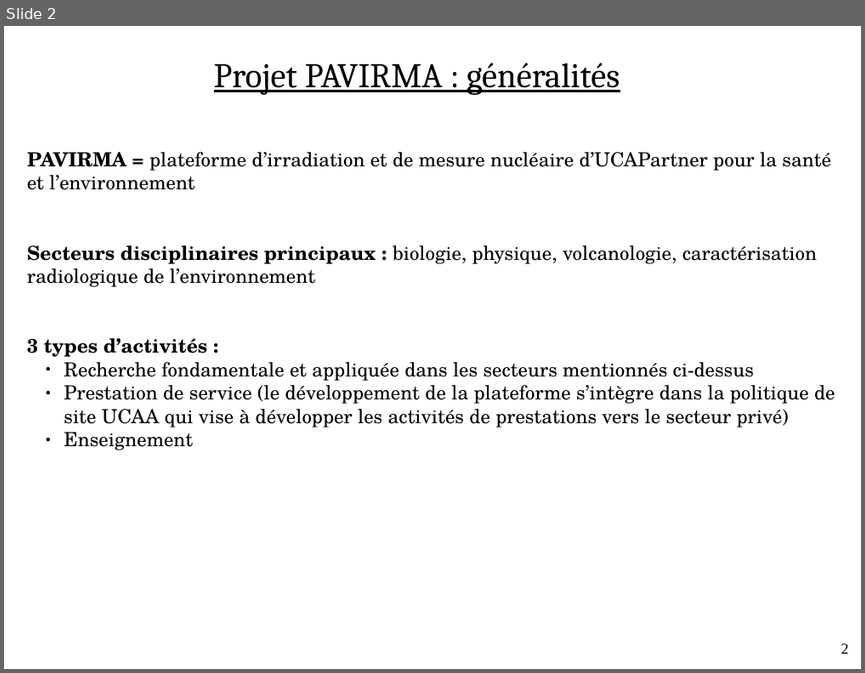
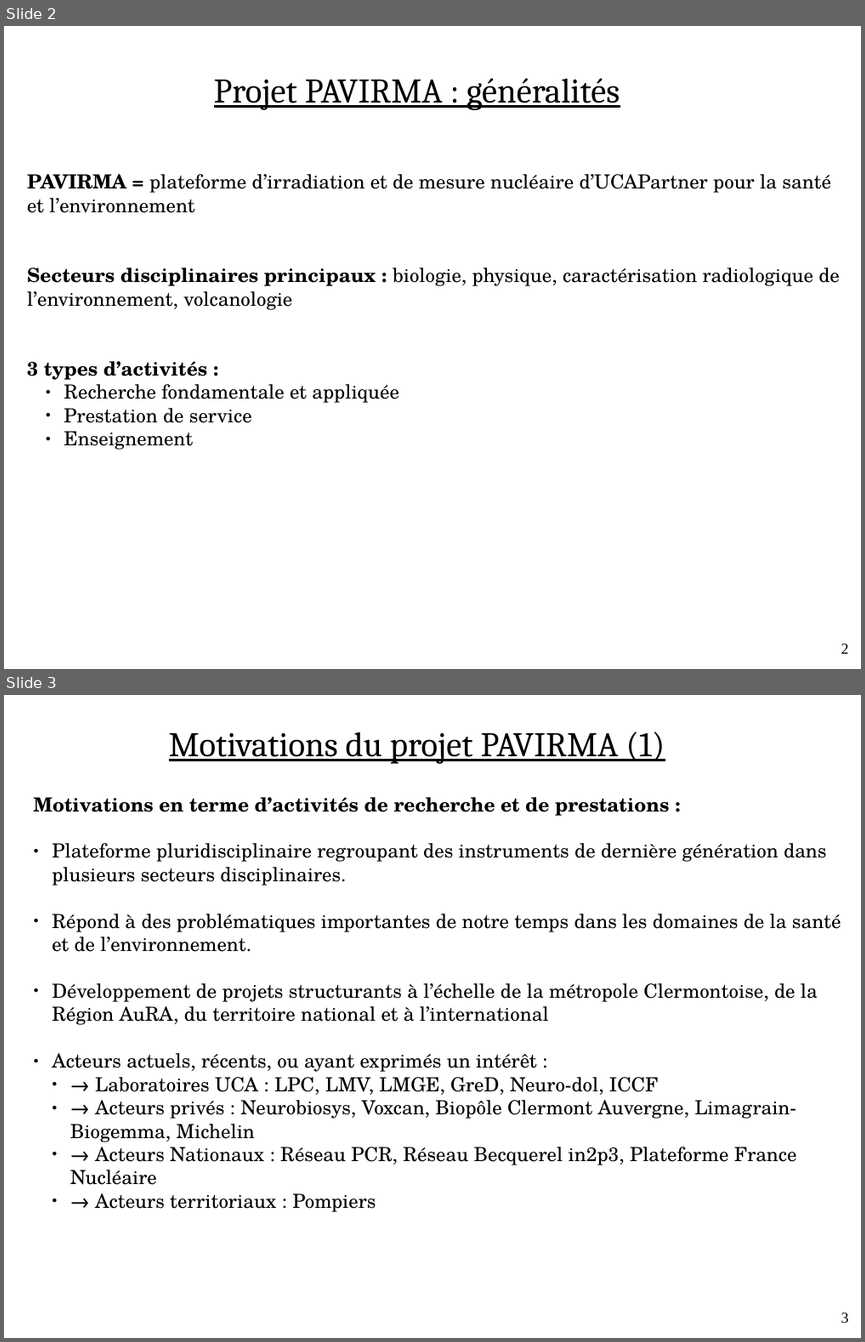
Before and after one commit to ebusato/talks-pavirma, a slide deck: 2020-11-10_SlidesPourCAM/pavirma.odp. Shown one above the other, each under a label of ours: slide 2 before the commit, slides 2 and 3 after it. The pictures are 865x673 and 865x1342 pixels, drawn with LibreOffice and Linux fonts; fonts in the diff are those of the drawing. Boxes give left, top, right and bottom in pixels: in the first picture for what was removed or moved away, otherwise in the second. Text is boxed around its words. In the diff, an @@ line names an element or a change of style, - is before the commit and + after.

```diff
--- a/2020-11-10_SlidesPourCAM/pavirma.odp
+++ b/2020-11-10_SlidesPourCAM/pavirma.odp
@@ slide 3 added at [4,695,861,1338], background #FFFFFF @@
@@ text added at [169,732,665,764], 32 pt, text #000000, underline @@
+Motivations du projet PAVIRMA (1)
@@ text added at [34,797,841,1212], 18 pt, text #000000 @@
+Motivations en terme d’activités de recherche et de prestations :
+● Plateforme pluridisciplinaire regroupant des instruments de dernière génération dans plusieurs secteurs disciplinaires.
+● Répond à des problématiques importantes de notre temps dans les domaines de la santé et de l’environnement.
+● Développement de projets structurants à l’échelle de la métropole Clermontoise, de la Région AuRA, du territoire national et à l’international
+● Acteurs actuels, récents, ou ayant exprimés un intérêt :
+  ● → Laboratoires UCA : LPC, LMV, LMGE, GreD, Neuro-dol, ICCF
+  ● → Acteurs privés : Neurobiosys, Voxcan, Biopôle Clermont Auvergne, Limagrain-Biogemma, Michelin
+  ● → Acteurs Nationaux : Réseau PCR, Réseau Becquerel in2p3, Plateforme France Nucléaire
+  ● → Acteurs territoriaux : Pompiers
@@ page number added at [841,1312,849,1322], 14 pt, text #000000 @@
+3
@@ slide 2 changed as well @@
@@ text "Projet PAVIRMA : généralités": place and size @@
-text "Projet PAVIRMA : généralités" at [214,63,619,95]
+text "Projet PAVIRMA : généralités" at [214,78,619,110]
@@ text "PAVIRMA = plateforme d’irradiation et ...": place and size @@
-text "PAVIRMA = plateforme d’irradiation et ..." at [27,152,835,450]
+text "PAVIRMA = plateforme d’irradiation et ..." at [27,174,840,449]
@@ text at [27,267,840,310]: text changed @@
-Secteurs disciplinaires principaux : biologie, physique, volcanologie, caractérisation radiologique de l’environnement
+Secteurs disciplinaires principaux : biologie, physique, caractérisation radiologique de l’environnement, volcanologie
@@ text at [64,384,399,423]: text changed @@
-  ● Recherche fondamentale et appliquée dans les secteurs mentionnés ci-dessus
-  ● Prestation de service (le développement de la plateforme s’intègre dans la politique de site UCAA qui vise à développer les activités de prestations vers le secteur privé)
+  ● Recherche fondamentale et appliquée
+  ● Prestation de service
```
Also in this commit, not shown: 2 other slides changed, 1 other slide added, 2 other files.
